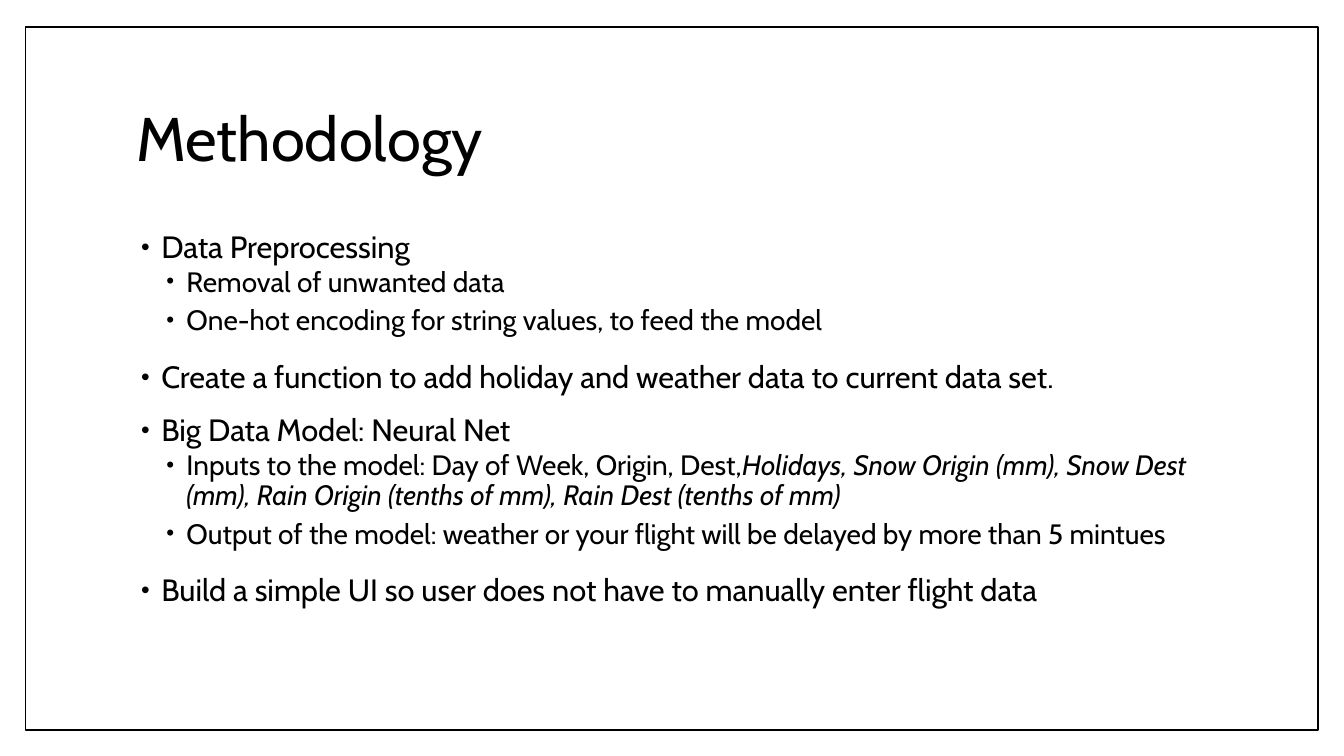
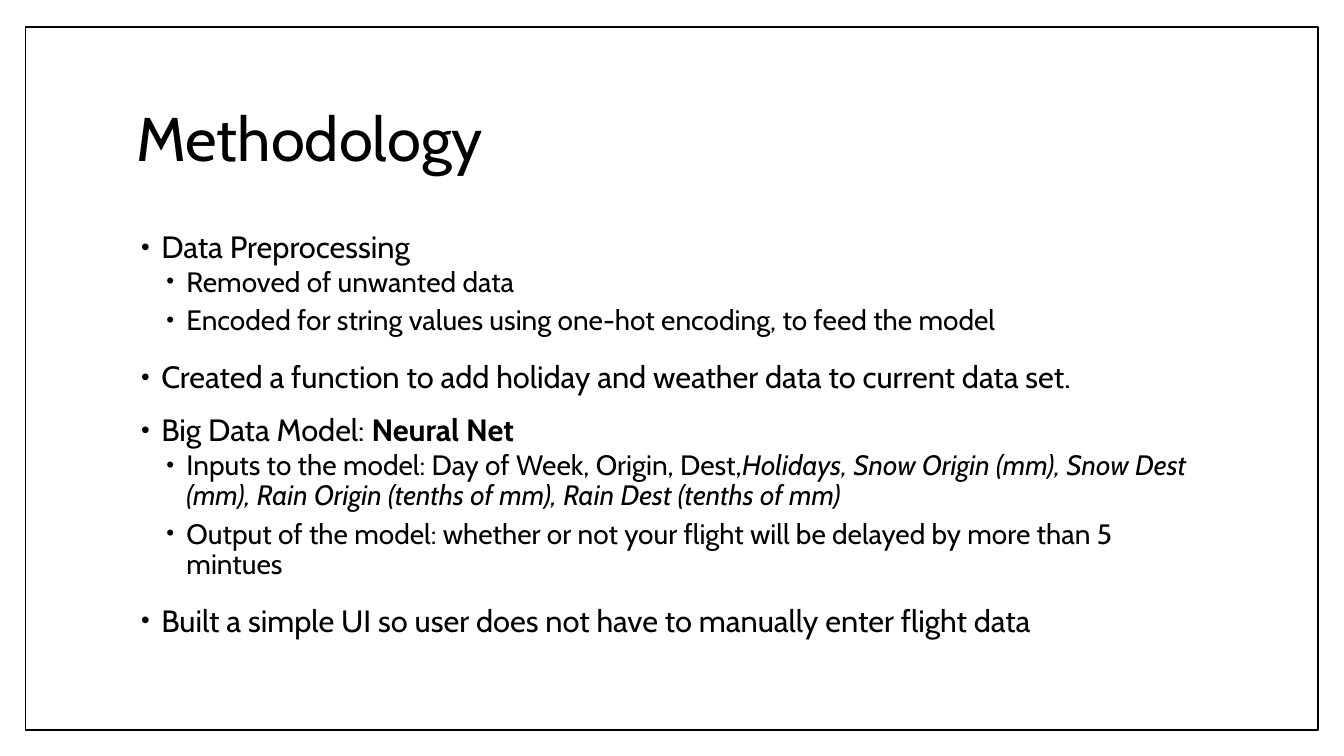
Before and after one commit to RoAjinkya/FlightDelay, a slide deck: slide 5 of docs/Final Presentation_FlightDelay.pptx. Drawn at 1344x756 pixels with LibreOffice and Linux fonts; fonts in the diff are those of the drawing. Boxes give left, top, right and bottom in pixels: in the first picture for what was removed or moved away, otherwise in the second. Text is boxed around its words. In the diff, an @@ line names an element or a change of style, - is before the commit and + after.

Commit message:
Modified

```diff
--- a/docs/Final Presentation_FlightDelay.pptx
+++ b/docs/Final Presentation_FlightDelay.pptx
@@ text at (161, 271, 1070, 395): text changed @@
-  • Removal of unwanted data
-  • One-hot encoding for string values, to feed the model
-• Create a function to add holiday and weather data to current data set.
+  • Removed of unwanted data
+  • Encoded for string values using one-hot encoding, to feed the model
+• Created a function to add holiday and weather data to current data set.
@@ text at (161, 418, 514, 448): bold on in "Neural Net" @@
@@ text at (161, 523, 1112, 638): text changed @@
-  • Output of the model: weather or your flight will be delayed by more than 5 mintues
-• Build a simple UI so user does not have to manually enter flight data
+  • Output of the model: whether or not your flight will be delayed by more than 5 mintues
+• Built a simple UI so user does not have to manually enter flight data
```
Also in this commit, not shown: 7 other slides changed, 2 slides added, 2 slides removed.
